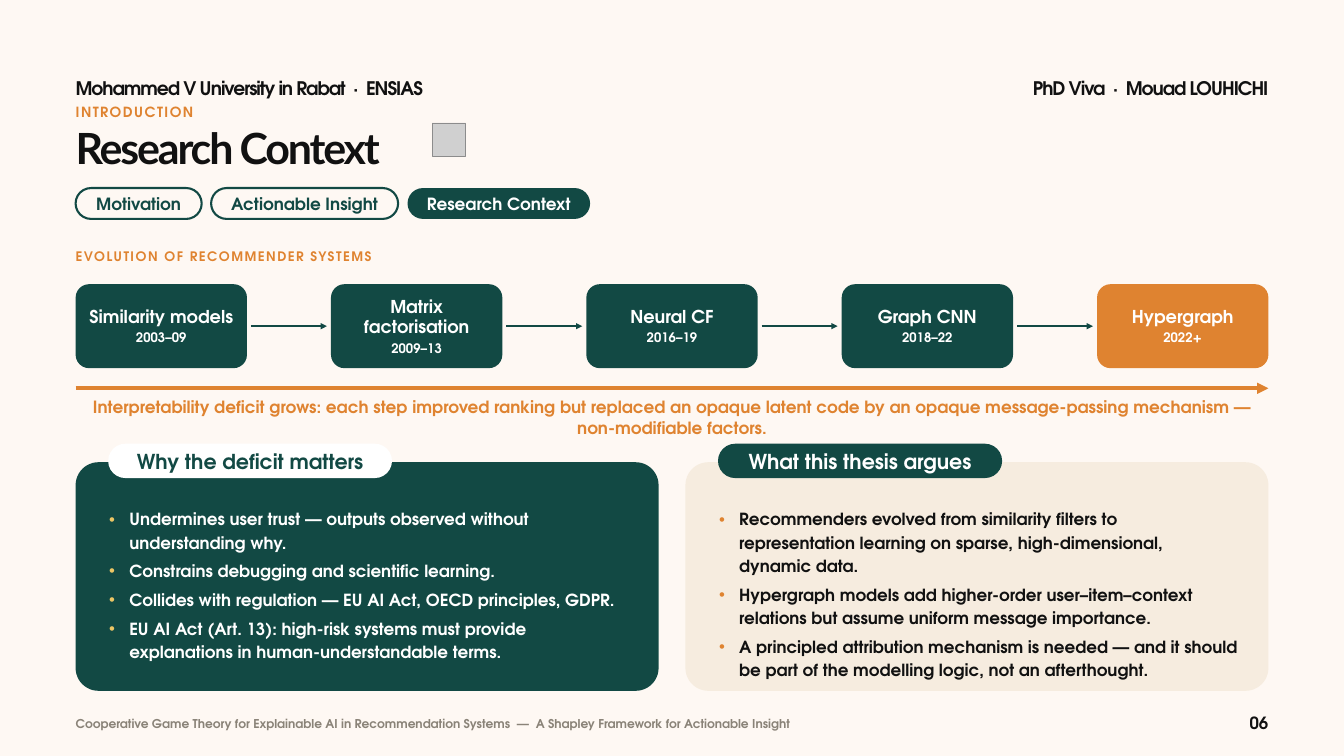
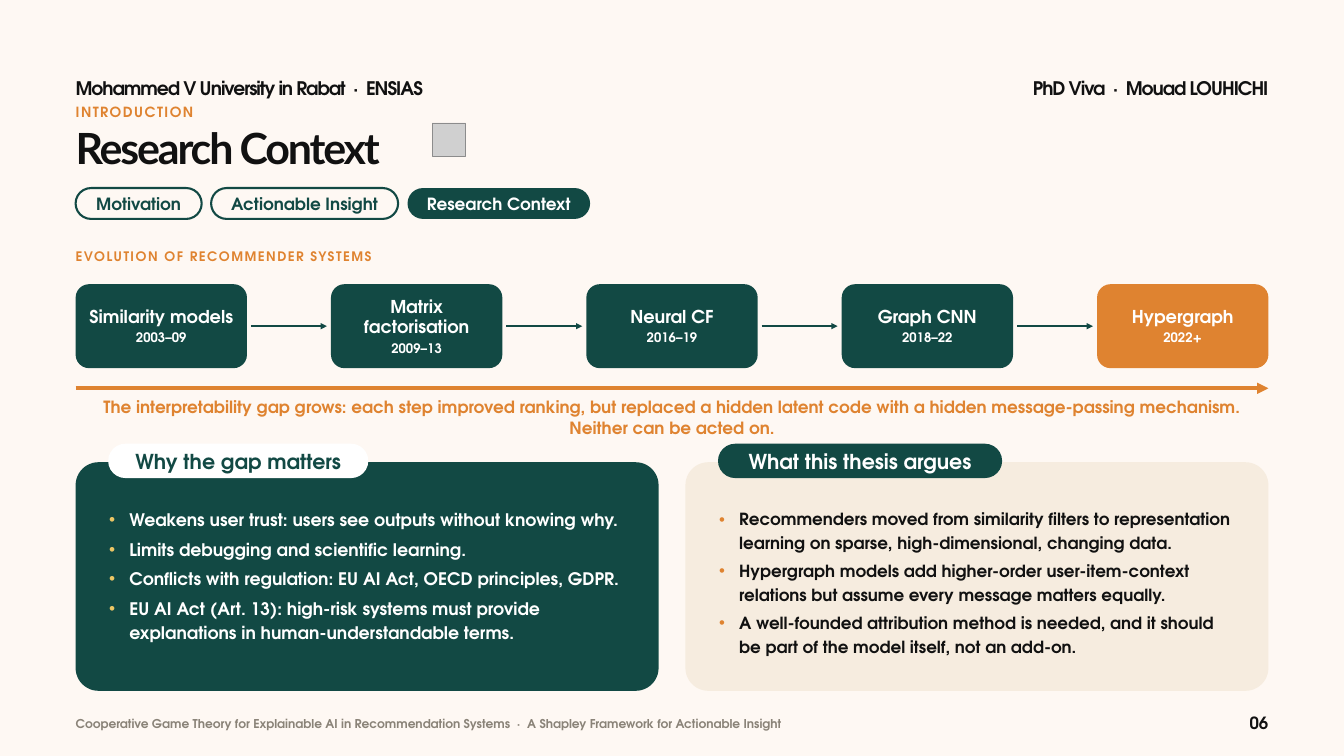
Before and after one commit to mouadlouhichi/phd-prep, a slide deck: slide 6 of try/MOUAD_LOUHICHI_VIVA_40min_BeigeGreen.pptx. Drawn at 1344x756 pixels with LibreOffice and Linux fonts; fonts in the diff are those of the drawing; grey boxes stand for pictures. Boxes give left, top, right and bottom in pixels: in the first picture for what was removed or moved away, otherwise in the second. Text is boxed around its words. In the diff, an @@ line names an element or a change of style, - is before the commit and + after.

```diff
--- a/try/MOUAD_LOUHICHI_VIVA_40min_BeigeGreen.pptx
+++ b/try/MOUAD_LOUHICHI_VIVA_40min_BeigeGreen.pptx
@@ text at box(103, 400, 1240, 434): text changed @@
-Interpretability deficit grows: each step improved ranking but replaced an opaque latent code by an opaque message-passing mechanism — non-modifiable factors.
+The interpretability gap grows: each step improved ranking, but replaced a hidden latent code with a hidden message-passing mechanism. Neither can be acted on.
@@ rounded rectangle "Why the gap matters": place and size @@
-rounded rectangle "Why the gap matters" at box(109, 445, 390, 477)
+rounded rectangle "Why the gap matters" at box(109, 445, 367, 477)
@@ text in rounded rectangle at box(135, 454, 341, 474): text changed @@
-Why the deficit matters
+Why the gap matters
@@ text at box(129, 512, 619, 589): text changed; size 17.9 to 18.4 pt @@
-• Undermines user trust — outputs observed without understanding why.
-• Constrains debugging and scientific learning.
-• Collides with regulation — EU AI Act, OECD principles, GDPR.
+• Weakens user trust: users see outputs without knowing why.
+• Limits debugging and scientific learning.
+• Conflicts with regulation: EU AI Act, OECD principles, GDPR.
@@ text at box(739, 512, 1230, 656): text changed @@
-• Recommenders evolved from similarity filters to representation learning on sparse, high-dimensional, dynamic data.
-• Hypergraph models add higher-order user–item–context relations but assume uniform message importance.
-• A principled attribution mechanism is needed — and it should be part of the modelling logic, not an afterthought.
+• Recommenders moved from similarity filters to representation learning on sparse, high-dimensional, changing data.
+• Hypergraph models add higher-order user-item-context relations but assume every message matters equally.
+• A well-founded attribution method is needed, and it should be part of the model itself, not an add-on.
@@ text at box(129, 601, 541, 643): size 17.9 to 18.4 pt in "EU AI Act (Art. 13): high-risk systems ..."; line spacing 25pt to 25.8pt @@
@@ text at box(76, 719, 782, 731): text changed @@
-Cooperative Game Theory for Explainable AI in Recommendation Systems — A Shapley Framework for Actionable Insight
+Cooperative Game Theory for Explainable AI in Recommendation Systems · A Shapley Framework for Actionable Insight
```
Also in this commit, not shown: 62 other slides changed, 4 other files.
